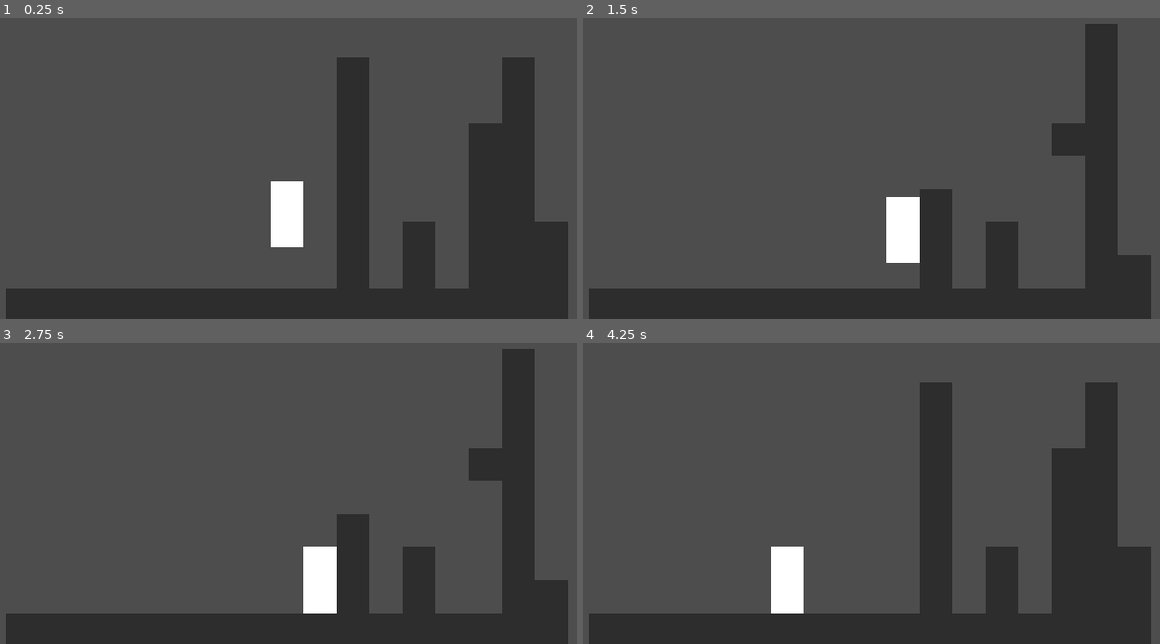
Above: before the commit, frames 1-4 (two rows, left to right).
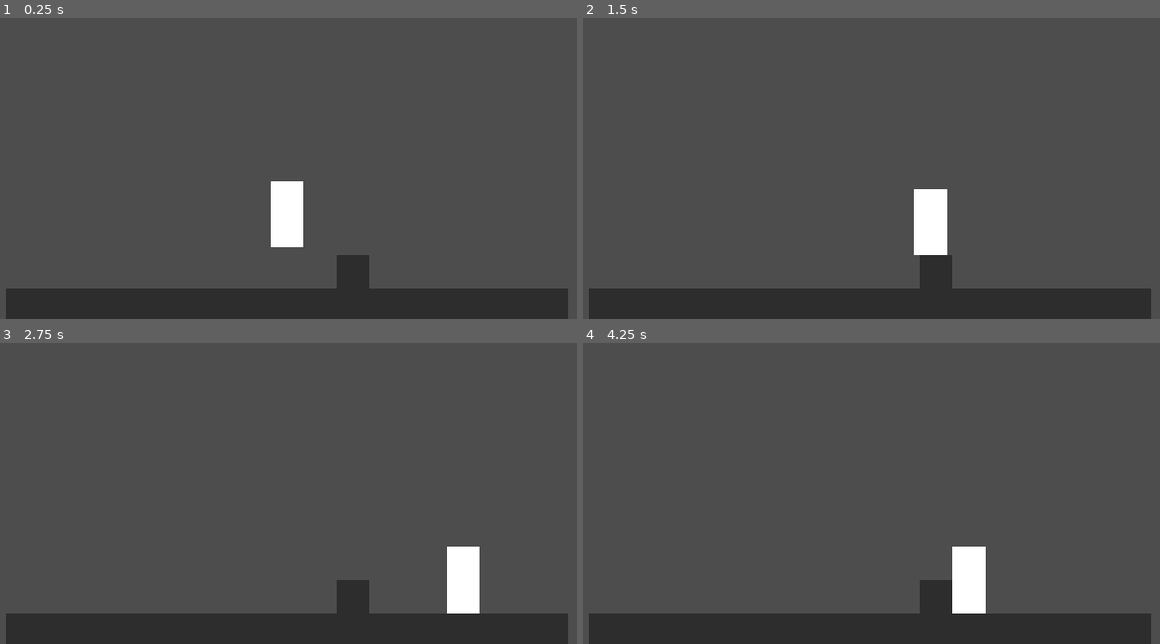
Above: after the commit, the same moments.

Repository: dstibbe/gamejam-dimensions
Game: Godot game, scene res://game/game.tscn
Two runs of this game, one before a commit and one after it. Both use one fixed random seed, a clock stepped at 60 frames per second and the inputs below.
Inputs:
- Up to frame 1 (0.25 s): no input
- Up to frame 2 (1.5 s): hold D (right) 0.53-1.28 s; tap Space (jump) at 0.77 s; hold S (down) from 1.28 s (still down)
- Up to frame 3 (2.75 s): tap Space (jump) at 1.52 s; release S (down) at 2.03 s; hold D (right) from 2.03 s (still down)
- Up to frame 4 (4.25 s): release D (right) at 2.78 s; hold W (up) 2.78-3.53 s; tap Space (jump) at 3.02, 3.77 s; hold A (left) from 3.53 s (still down)

The runs differ from the first frame. In frame 1, 14% of the frame differs, in the area x 58-99%, y 13-90%; in frame 2, 9.8%; in frame 3, 11%; in frame 4, 16%, in the area x 32-99%, y 13-90%.

Commit message:
beginner map

Diff:
--- a/game/game.gd
+++ b/game/game.gd
@@ -1,10 +1,14 @@
 class_name Game extends Node3D
 
+@export var map_scene:PackedScene
+var current_map:GameMap
 
 # Called when the node enters the scene tree for the first time.
 func _ready():
-	$map1.player=$player
-	$map1.create_map(0)
+	current_map = map_scene.instantiate()
+	add_child(current_map)
+	current_map.player=$player
+	current_map.create_map(0)
 
 # Called every frame. 'delta' is the elapsed time since the previous frame.
 func _process(delta):
@@ -12,8 +16,8 @@
 
 func _player_z_pos_changed(side, z): #side == 1 -> + z == backwards
 	#change_blocks(side, z)
-	$map1.change_blocks(side, z)
+	current_map.change_blocks(side, z)
 	$Camera3D.position.z = 10 + z
 
 func change_blocks(side, z):
-	$map1.change_blocks(side, z)
+	current_map.change_blocks(side, z)
--- a/game/game.tscn
+++ b/game/game.tscn
@@ -1,7 +1,7 @@
 [gd_scene load_steps=5 format=3 uid="uid://ctvcmsonq3f4e"]
 
 [ext_resource type="Script" path="res://game/game.gd" id="1_sgoyd"]
-[ext_resource type="PackedScene" uid="uid://d2d0apapxa1uy" path="res://maps/map1.tscn" id="2_80b3o"]
+[ext_resource type="PackedScene" uid="uid://cdu6i4dfan6mb" path="res://maps/map0.tscn" id="2_hj38b"]
 [ext_resource type="PackedScene" uid="uid://diga8twhfote2" path="res://player/player.tscn" id="3_2xt0o"]
 
 [sub_resource type="Environment" id="Environment_mmy7v"]
@@ -10,8 +10,7 @@
 
 [node name="game" type="Node3D"]
 script = ExtResource("1_sgoyd")
-
-[node name="map1" parent="." instance=ExtResource("2_80b3o")]
+map_scene = ExtResource("2_hj38b")
 
 [node name="Camera3D" type="Camera3D" parent="."]
 transform = Transform3D(1, 0, 0, 0, 1, 0, 0, 0, 1, 0, 6.7547, 10)
--- a/maps/map1.gd
+++ b/maps/map.gd
@@ -1,5 +1,5 @@
 @tool
-class_name Map1 extends Node3D
+class_name GameMap extends Node3D
 
 var player:Player
 
--- /dev/null
+++ b/maps/map0.tscn
@@ -0,0 +1,37 @@
+[gd_scene load_steps=4 format=3 uid="uid://cdu6i4dfan6mb"]
+
+[ext_resource type="Script" path="res://maps/map.gd" id="1_f7tgl"]
+[ext_resource type="PackedScene" uid="uid://cm28x7ffdcohh" path="res://objects/floor.tscn" id="2_kcw18"]
+[ext_resource type="PackedScene" uid="uid://cnwt7j0wwcitr" path="res://objects/block.tscn" id="3_bhdnp"]
+
+[node name="map0" type="Node3D"]
+script = ExtResource("1_f7tgl")
+
+[node name="floor" parent="." instance=ExtResource("2_kcw18")]
+transform = Transform3D(1, 0, 0, 0, 1, 0, 0, 0, 1, 0, 0, 2)
+
+[node name="floor2" parent="." instance=ExtResource("2_kcw18")]
+transform = Transform3D(1, 0, 0, 0, 1, 0, 0, 0, 1, 0, 0, 1)
+
+[node name="floor3" parent="." instance=ExtResource("2_kcw18")]
+
+[node name="floor4" parent="." instance=ExtResource("2_kcw18")]
+transform = Transform3D(1, 0, 0, 0, 1, 0, 0, 0, 1, 0, 0, -1)
+
+[node name="floor5" parent="." instance=ExtResource("2_kcw18")]
+transform = Transform3D(1, 0, 0, 0, 1, 0, 0, 0, 1, 0, 0, -2)
+
+[node name="block" parent="." instance=ExtResource("3_bhdnp")]
+transform = Transform3D(1, 0, 0, 0, 1, 0, 0, 0, 1, 2, 1, 0)
+
+[node name="block2" parent="." instance=ExtResource("3_bhdnp")]
+transform = Transform3D(1, 0, 0, 0, 1, 0, 0, 0, 1, 2, 1, 1)
+
+[node name="block3" parent="." instance=ExtResource("3_bhdnp")]
+transform = Transform3D(1, 0, 0, 0, 1, 0, 0, 0, 1, 2, 1, 2)
+
+[node name="block4" parent="." instance=ExtResource("3_bhdnp")]
+transform = Transform3D(1, 0, 0, 0, 1, 0, 0, 0, 1, 2, 1, -1)
+
+[node name="block5" parent="." instance=ExtResource("3_bhdnp")]
+transform = Transform3D(1, 0, 0, 0, 1, 0, 0, 0, 1, 2, 1, -2)
--- a/maps/map1.tscn
+++ b/maps/map1.tscn
@@ -1,6 +1,6 @@
 [gd_scene load_steps=4 format=3 uid="uid://d2d0apapxa1uy"]
 
-[ext_resource type="Script" path="res://maps/map1.gd" id="1_ytc8a"]
+[ext_resource type="Script" path="res://maps/map.gd" id="1_ytc8a"]
 [ext_resource type="PackedScene" uid="uid://cm28x7ffdcohh" path="res://objects/floor.tscn" id="2_lee7b"]
 [ext_resource type="PackedScene" uid="uid://cnwt7j0wwcitr" path="res://objects/block.tscn" id="4_otl6h"]
 
--- a/objects/block.gd
+++ b/objects/block.gd
@@ -4,7 +4,7 @@
 # Called when the node enters the scene tree for the first time.
 func _ready():
 	position = Vector3(roundi(position.x), roundi(position.y), roundi(position.z))
-
+	print(position)
 	if Engine.is_editor_hint():
 		var material = ResourceLoader.load("res://resources/test_texture.tres", "BaseMaterial3D")
 		$MeshInstance3D.material_override = material
